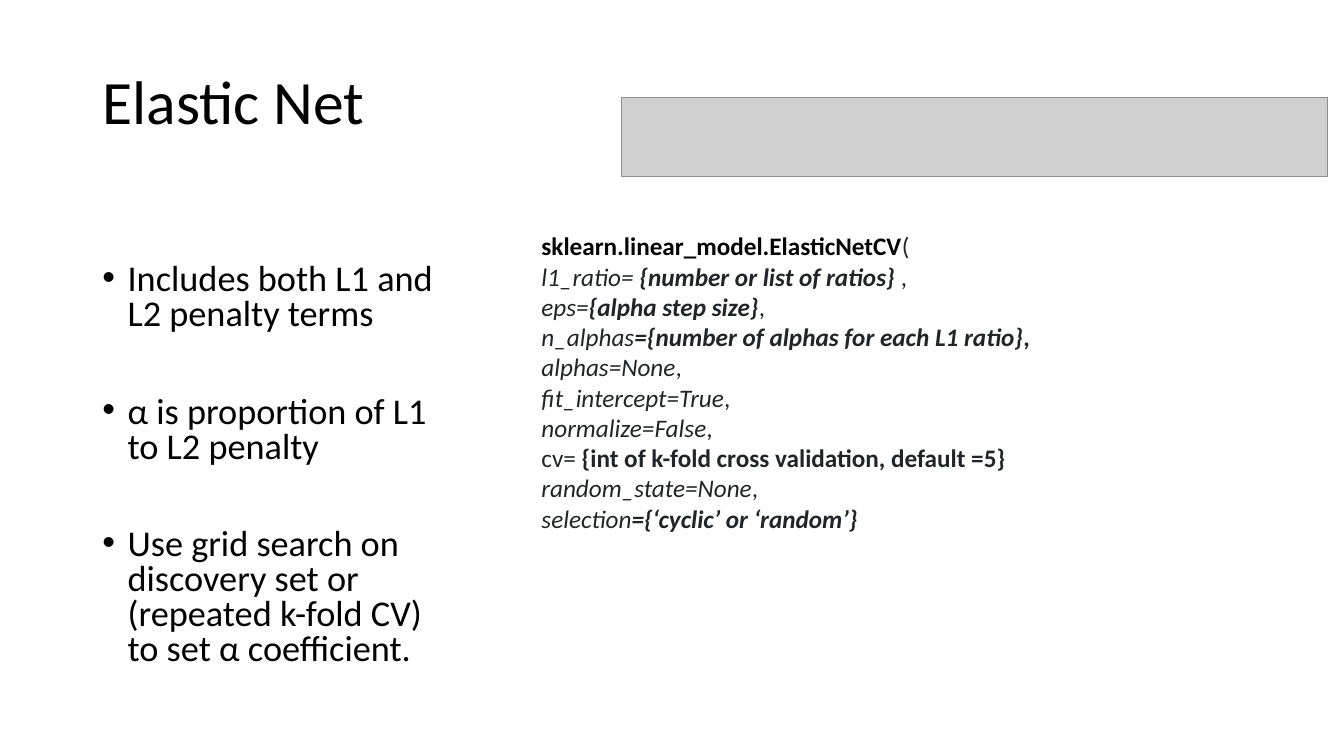
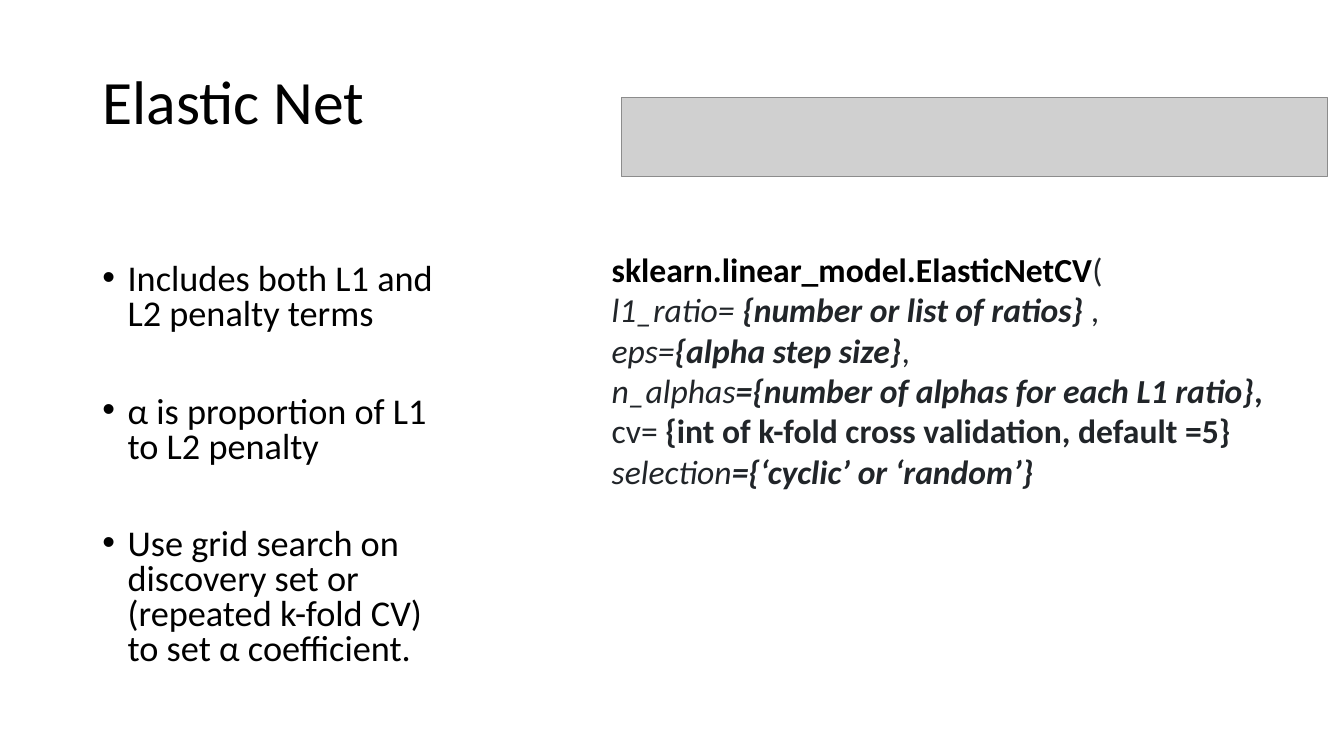
Before and after one commit to bigbioinformatics/Biomedical-ML-with-Python, a slide deck: slide 13 of Module_8/Module_8.pptx (slide 11 before the commit). Drawn at 1344x756 pixels with LibreOffice and Linux fonts; fonts in the diff are those of the drawing; grey boxes stand for pictures. Boxes give left, top, right and bottom in pixels: in the first picture for what was removed or moved away, otherwise in the second. Text is boxed around its words. In the diff, an @@ line names an element or a change of style, - is before the commit and + after.

```diff
--- a/Module_8/Module_8.pptx
+++ b/Module_8/Module_8.pptx
@@ text "sklearn.linear_model.ElasticNetCV(" moved from (x1=541, y1=237, x2=1030, y2=532) to (x1=612, y1=257, x2=1262, y2=490) @@
@@ text "sklearn.linear_model.ElasticNetCV(" at (x1=612, y1=257, x2=1262, y2=490): size 18 to 24 pt @@
@@ text at (x1=541, y1=358, x2=730, y2=440): paragraphs removed @@
-alphas=None,
-fit_intercept=True,
-normalize=False,
@@ text at (x1=541, y1=479, x2=758, y2=501): paragraph removed @@
-random_state=None,
```
Also in this commit, not shown: 5 other slides changed, 4 slides added.
